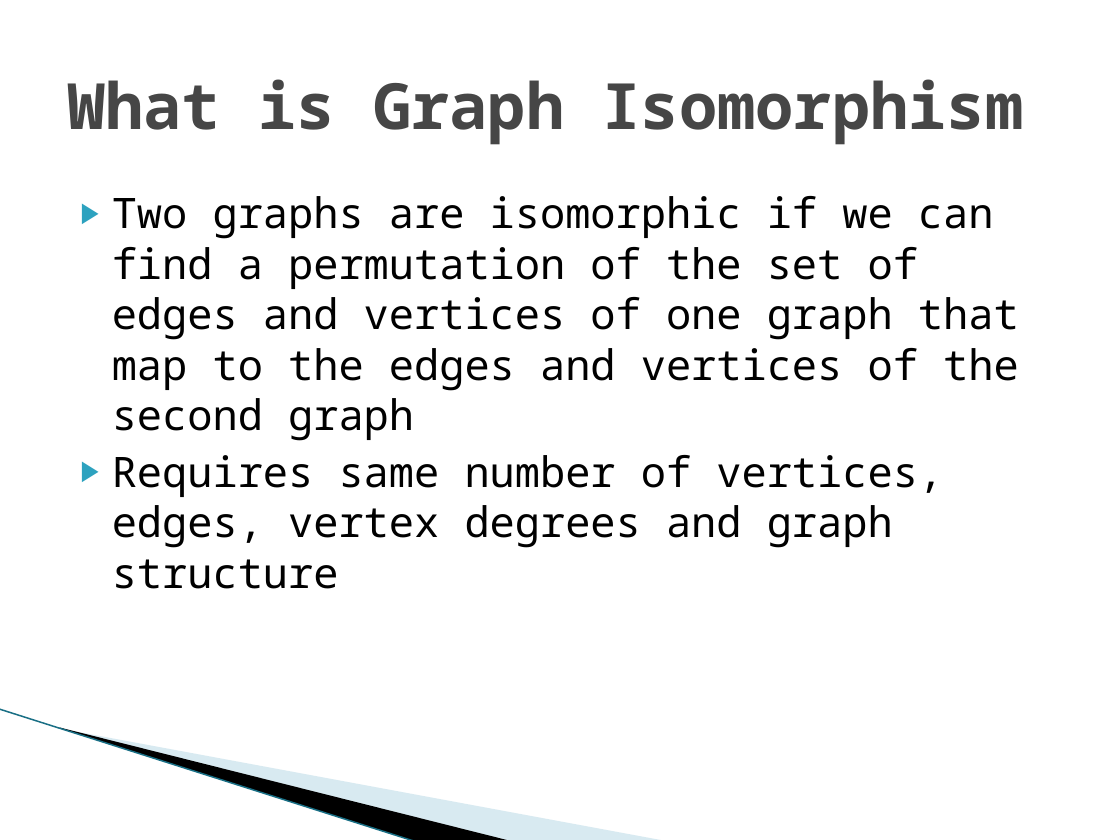
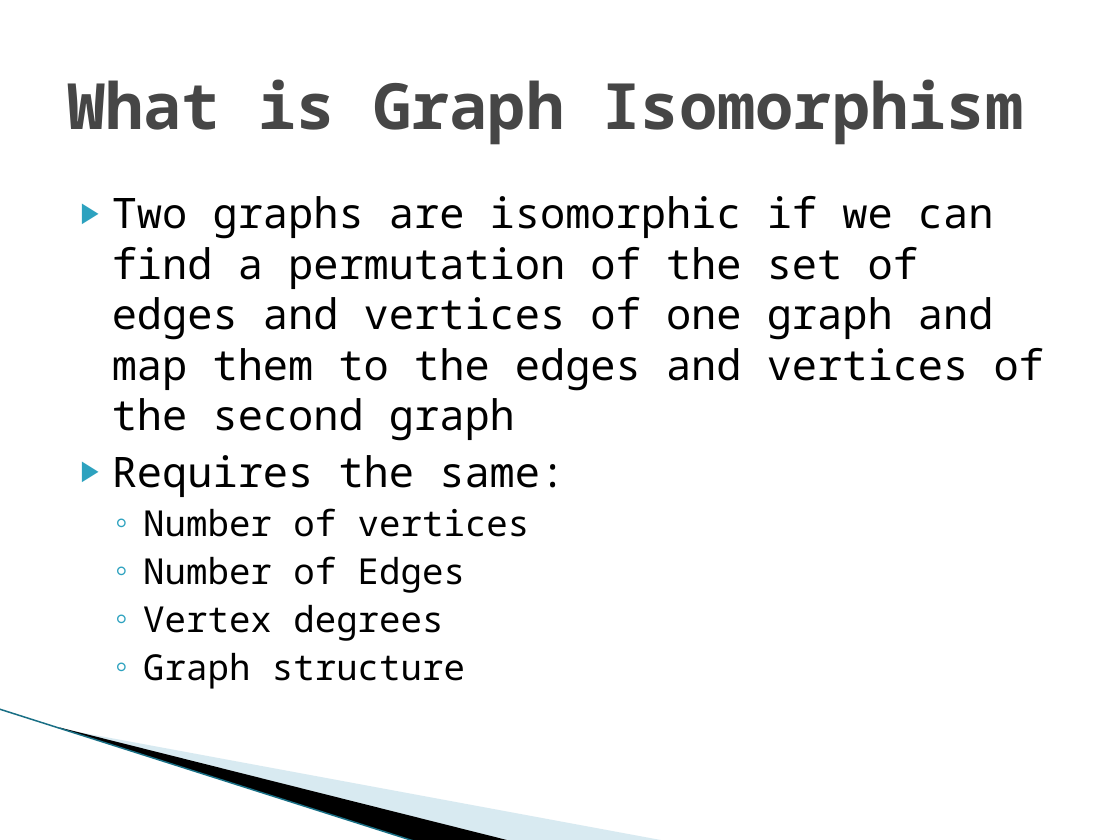
Before and after one commit to kjrcda/recursive-bit-string-isomorphism, a slide deck: slide 3 of Solving Graph Isomorphism with Minimum Bit Strings.pptx. Drawn at 1120x840 pixels with LibreOffice and Linux fonts; fonts in the diff are those of the drawing; background and template pictures are left out. Boxes give left, top, right and bottom in pixels: in the first picture for what was removed or moved away, otherwise in the second. Text is boxed around its words. In the diff, an @@ line names an element or a change of style, - is before the commit and + after.

```diff
--- a/Solving Graph Isomorphism with Minimum Bit Strings.pptx
+++ b/Solving Graph Isomorphism with Minimum Bit Strings.pptx
@@ text at (112,196,1044,689): text changed @@
-▶ Two graphs are isomorphic if we can find a permutation of the set of edges and vertices of one graph that map to the edges and vertices of the second graph
-▶ Requires same number of vertices, edges, vertex degrees and graph structure
+▶ Two graphs are isomorphic if we can find a permutation of the set of edges and vertices of one graph and map them to the edges and vertices of the second graph
+▶ Requires the same:
+  ◦ Number of vertices
+  ◦ Number of Edges
+  ◦ Vertex degrees
+  ◦ Graph structure
```
Also in this commit, not shown: 2 other slides changed, 6 slides added, 2 slides removed.
